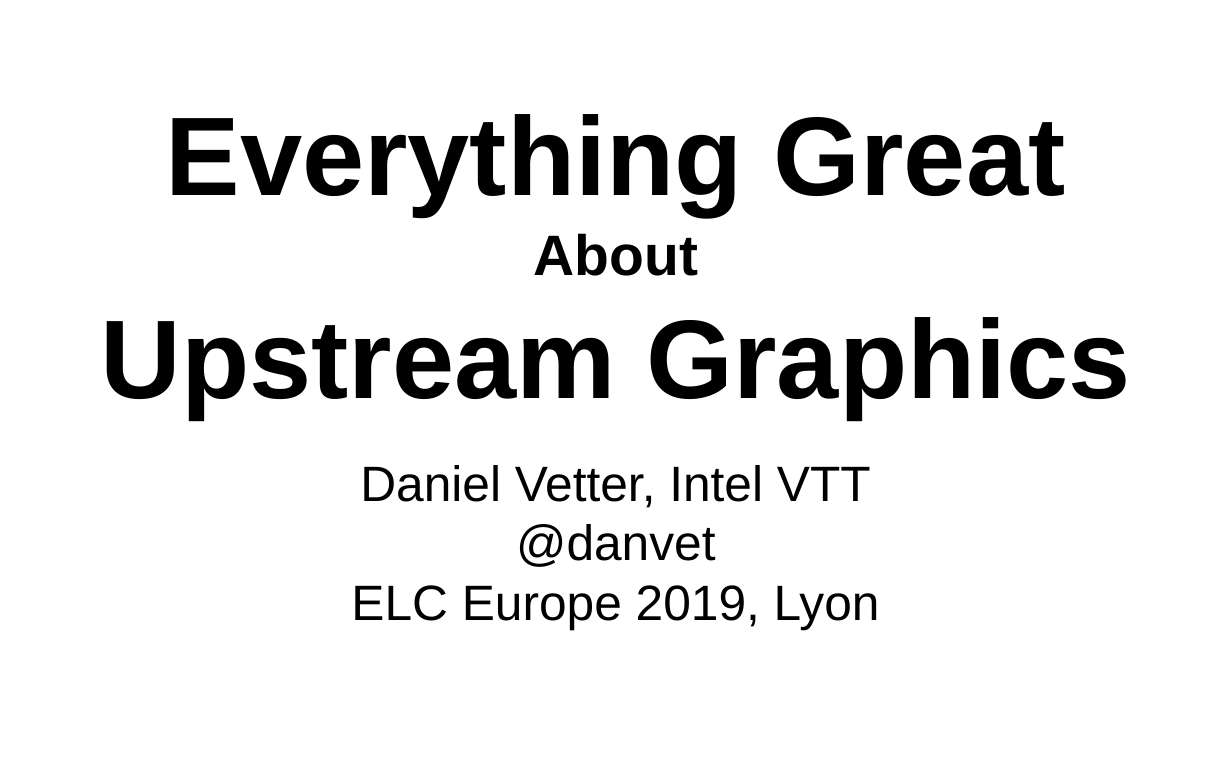
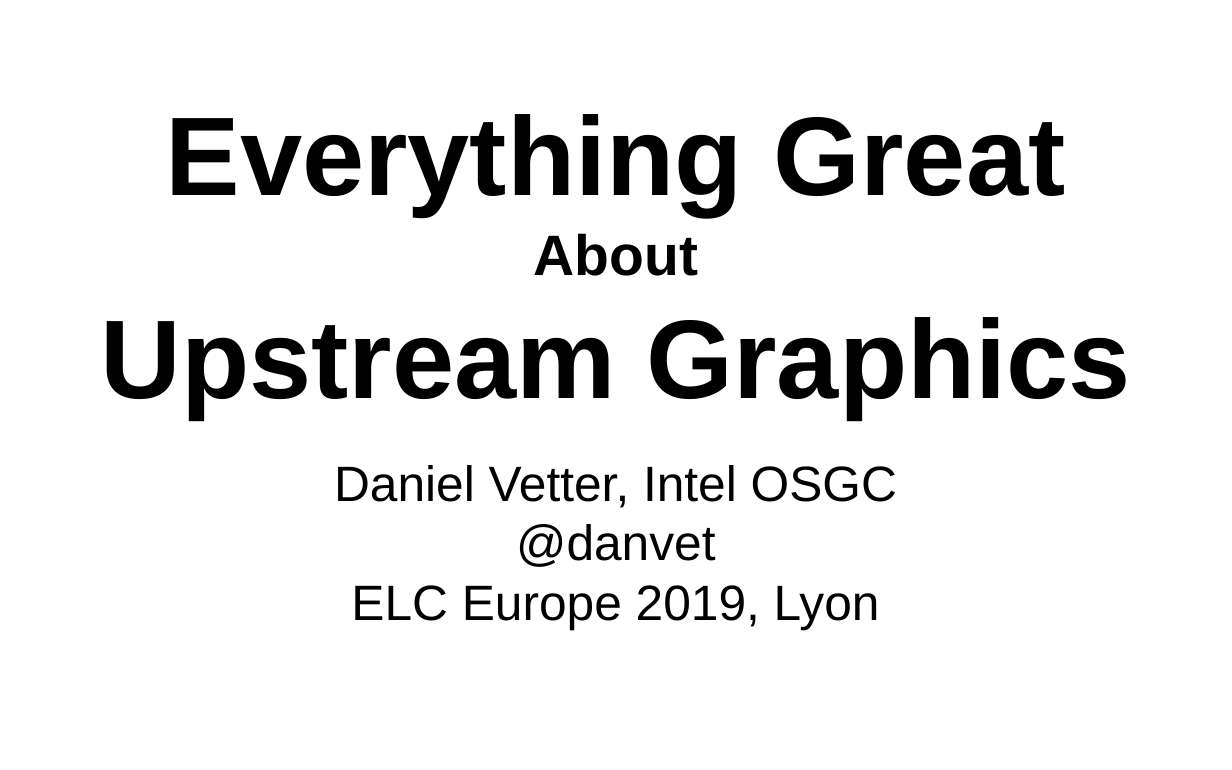
Before and after one commit to danvet/danvet.github.io, a slide deck: slide 1 of slides/elce-2019-upstream.odp. Drawn at 1232x770 pixels with LibreOffice and Linux fonts; fonts in the diff are those of the drawing. Boxes give left, top, right and bottom in pixels: in the first picture for what was removed or moved away, otherwise in the second. Text is boxed around its words. In the diff, an @@ line names an element or a change of style, - is before the commit and + after.

```diff
--- a/slides/elce-2019-upstream.odp
+++ b/slides/elce-2019-upstream.odp
@@ subtitle at box(334, 465, 897, 508): text changed @@
-Daniel Vetter, Intel VTT
+Daniel Vetter, Intel OSGC
```
Also in this commit, not shown: 1 other slide changed, 2 other files.
